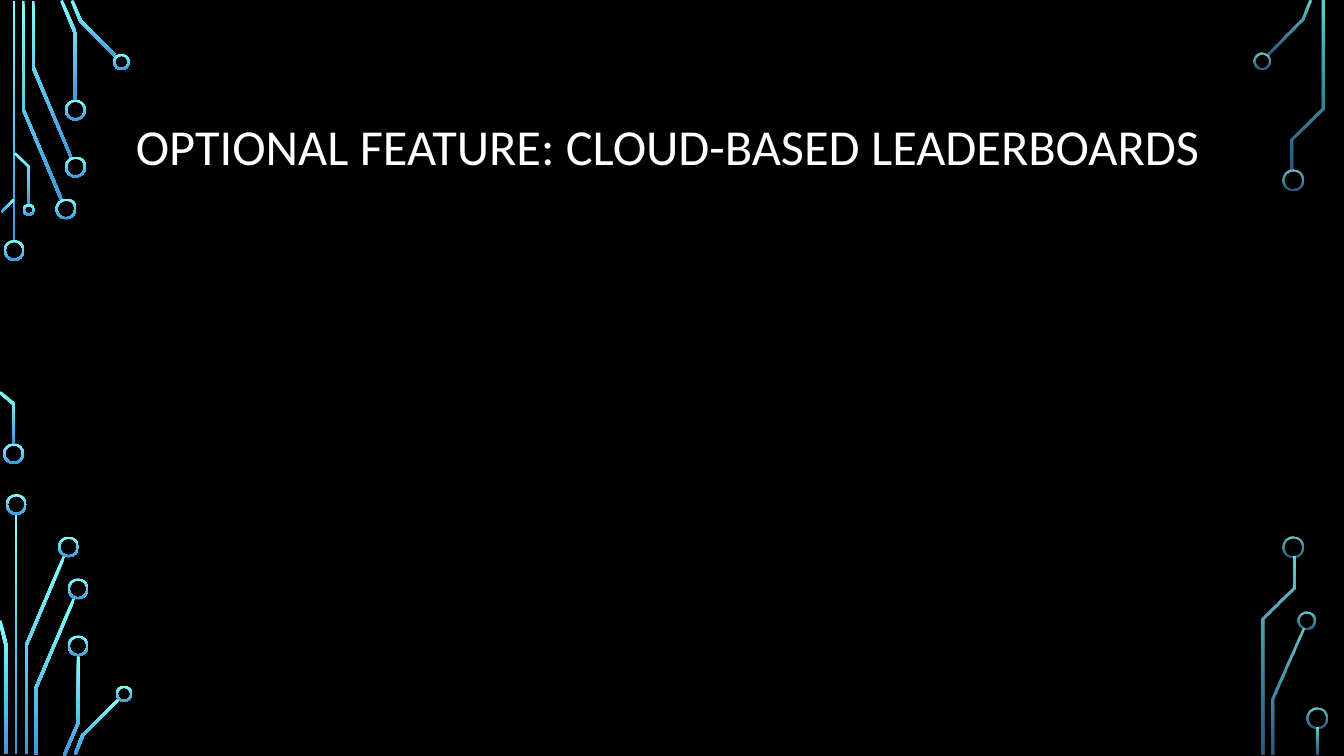
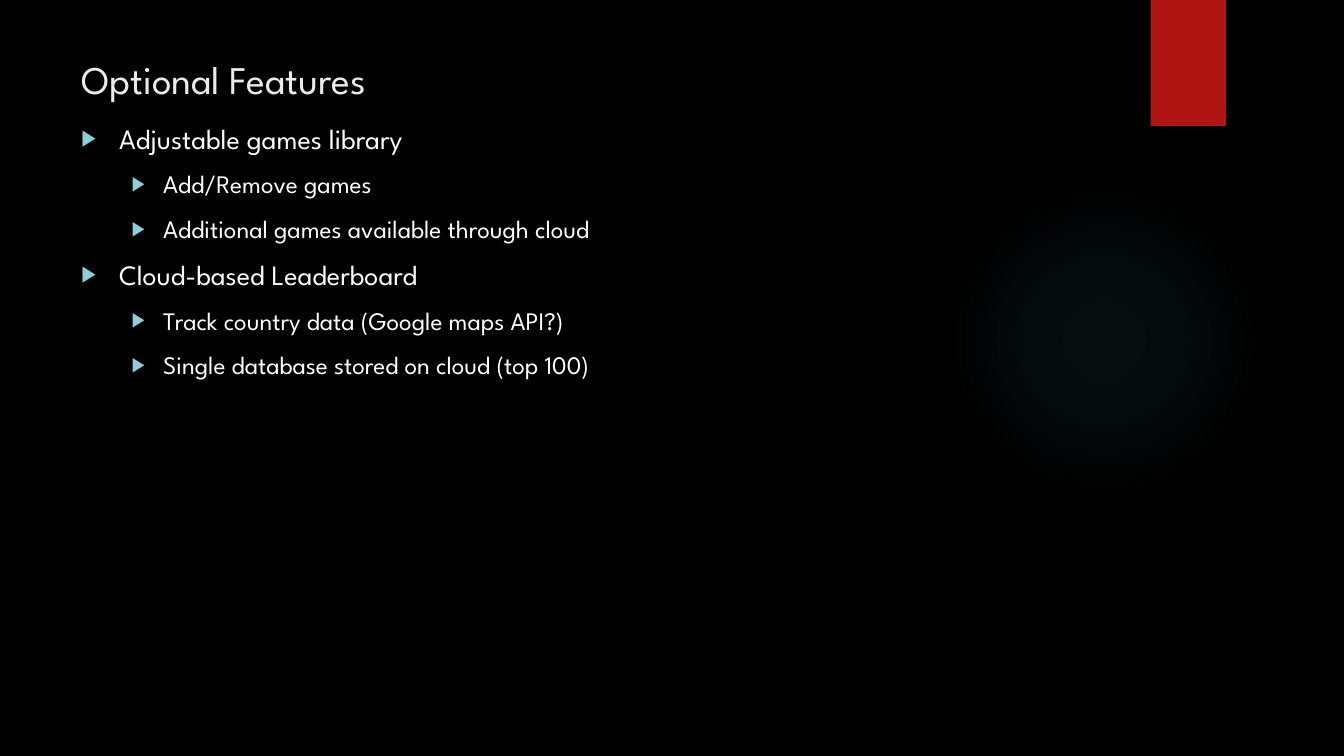
Before and after one commit to IgnitionOrk/SCaR_Arcade, a slide deck: slide 10 of SCaRArcade.pptx. Drawn at 1344x756 pixels with LibreOffice and Linux fonts; fonts in the diff are those of the drawing; background and template pictures are left out. Boxes give left, top, right and bottom in pixels: in the first picture for what was removed or moved away, otherwise in the second. Text is boxed around its words. In the diff, an @@ line names an element or a change of style, - is before the commit and + after.

```diff
--- a/SCaRArcade.pptx
+++ b/SCaRArcade.pptx
@@ rectangle added at [1150,0,1226,126], fill #B01513 @@
@@ title "Optional Features" at [81,67,366,102]: vertical alignment middle to top @@
@@ title at [81,67,366,102]: text changed; size 36 to 28 pt; font Calibri to League Spartan; text colour #FFFFFF to #EBEBEB @@
-OPTIONAL FEATURE: CLOUD-BASED LEADERBOARDS
+Optional Features
@@ text added at [119,129,589,380], 18 pt, text #FFFFFF @@
+▶ Adjustable games library
+  ▶ Add/Remove games
+  ▶ Additional games available through cloud
+▶ Cloud-based Leaderboard
+  ▶ Track country data (Google maps API?)
+  ▶ Single database stored on cloud (top 100)
@@ group removed at [0,0,1328,756]: 33 freeform shapes, 3 rectangles @@
```
Also in this commit, not shown: 8 other slides changed, 2 slides added, 2 slides removed.
